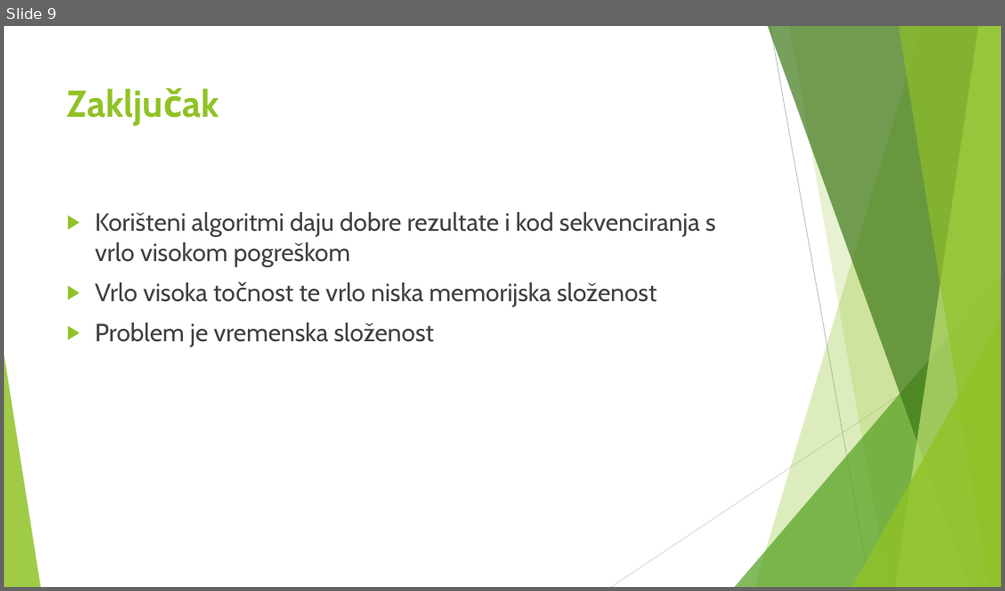
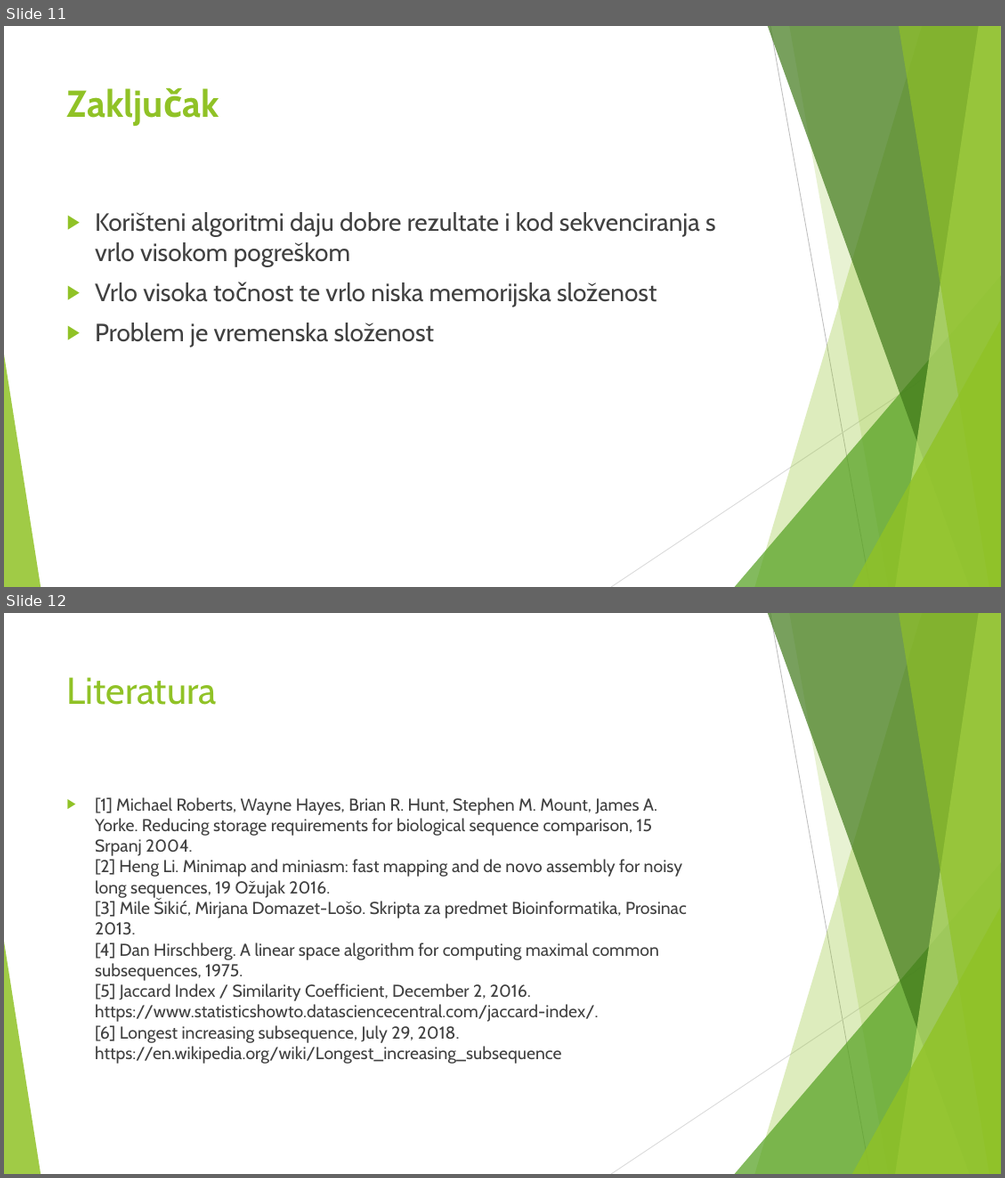
Before and after one commit to luka95/bioinf-mutation-finder, a slide deck: Prezentacija.pptx. Shown one above the other, each under a label of ours: slide 9 before the commit, slides 11 and 12 after it. The pictures are 1005x591 and 1005x1178 pixels, drawn with LibreOffice and Linux fonts; fonts in the diff are those of the drawing. Boxes give left, top, right and bottom in pixels: in the first picture for what was removed or moved away, otherwise in the second. Text is boxed around its words. In the diff, an @@ line names an element or a change of style, - is before the commit and + after.

Commit message:
Dodane slike i literatura u prezentaciju

```diff
--- a/Prezentacija.pptx
+++ b/Prezentacija.pptx
@@ slide 12 added at (x1=4, y1=613, x2=1001, y2=1174), background #FFFFFF; not listed: 10 template elements that a slide beside it also shows @@
@@ title added at (x1=67, y1=677, x2=217, y2=705), 36 pt, text #90C226 @@
+Literatura
@@ text added at (x1=95, y1=797, x2=687, y2=1063), 16.6 pt, text #404040 @@
+▶ [1] Michael Roberts, Wayne Hayes, Brian R. Hunt, Stephen M. Mount, James A.
+  Yorke. Reducing storage requirements for biological sequence comparison, 15
+  Srpanj 2004.
+  [2] Heng Li. Minimap and miniasm: fast mapping and de novo assembly for noisy
+  long sequences, 19 Ožujak 2016.
+  [3] Mile Šikić, Mirjana Domazet-Lošo. Skripta za predmet Bioinformatika, Prosinac
+  2013.
+  [4] Dan Hirschberg. A linear space algorithm for computing maximal common
+  subsequences, 1975.
+  [5] Jaccard Index / Similarity Coefficient, December 2, 2016.
+  https://www.statisticshowto.datasciencecentral.com/jaccard-index/.
+  [6] Longest increasing subsequence, July 29, 2018.
+  https://en.wikipedia.org/wiki/Longest_increasing_subsequence
@@ what was slide 9 is now slide 11 @@
```
Also in this commit, not shown: 2 other slides added.
